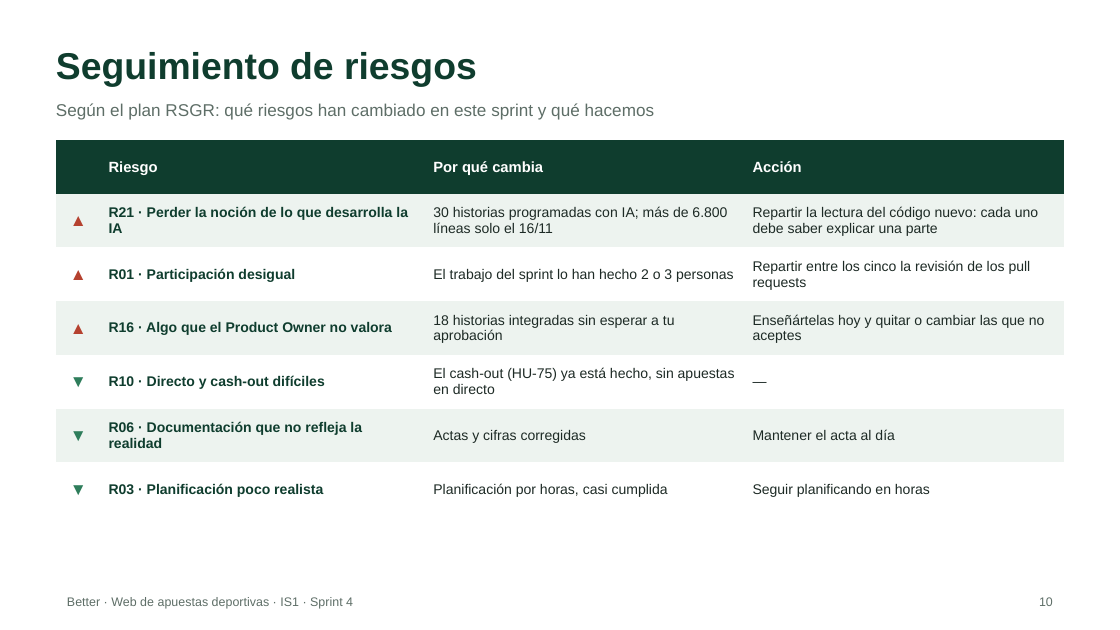
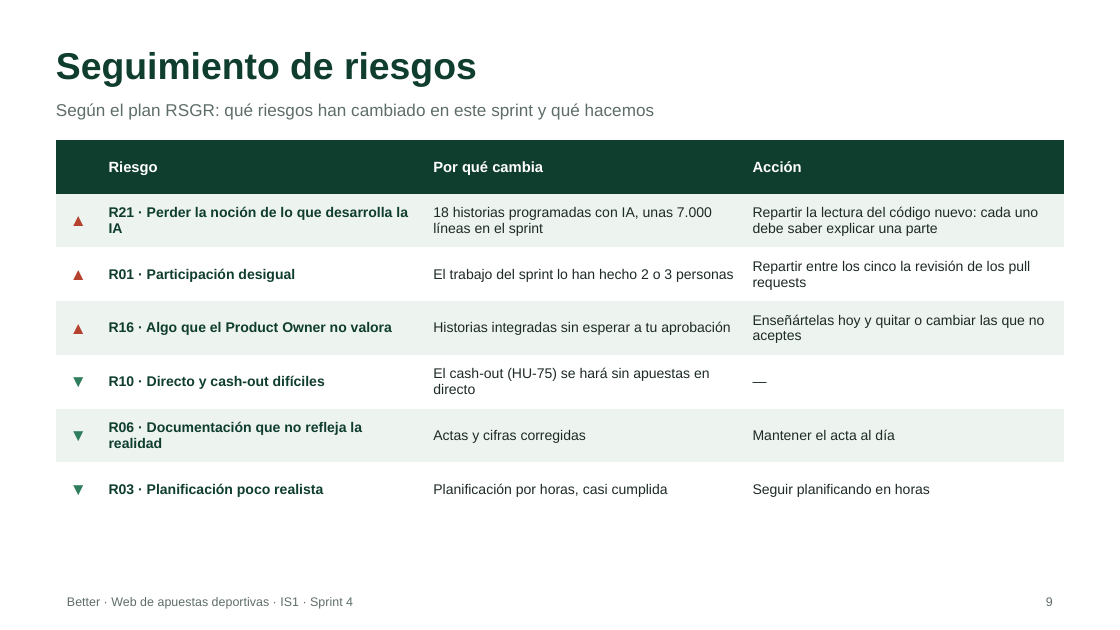
Before and after one commit to riverri/IS1, a slide deck: slide 9 of docs/presentaciones/Better_Sprint_4.pptx (slide 10 before the commit). Drawn at 1120x630 pixels with LibreOffice and Linux fonts; fonts in the diff are those of the drawing. Boxes give left, top, right and bottom in pixels: in the first picture for what was removed or moved away, otherwise in the second. Text is boxed around its words. In the diff, an @@ line names an element or a change of style, - is before the commit and + after.

```diff
--- a/docs/presentaciones/Better_Sprint_4.pptx
+++ b/docs/presentaciones/Better_Sprint_4.pptx
@@ table at box(56, 140, 1064, 501) @@
-row 2, column 3: 30 historias programadas con IA; más de 6.800 líneas solo el 16/11
+row 2, column 3: 18 historias programadas con IA, unas 7.000 líneas en el sprint
-row 4, column 3: 18 historias integradas sin esperar a tu aprobación
+row 4, column 3: Historias integradas sin esperar a tu aprobación
-row 5, column 3: El cash-out (HU-75) ya está hecho, sin apuestas en directo
+row 5, column 3: El cash-out (HU-75) se hará sin apuestas en directo
@@ text at box(1046, 597, 1053, 606): text changed @@
-10
+9
```
Also in this commit, not shown: 9 other slides changed, 1 slide removed, 3 other files.
